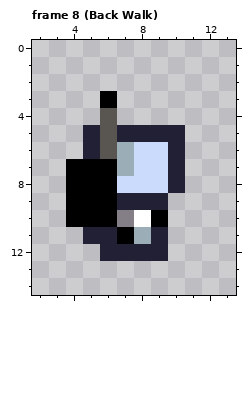
Two versions of one pixel-art file, Senior Project Game/Assets/ArtAssets/Player/space_guy_walk.ase. The picture above is the old version.
16x16 pixels, 11 frames. Colours within 5 levels of each other are drawn and written as one. Shown: frame 8 (Back Walk): x 2..13, y 0..14. The commit also changed other frames, which this record leaves out.
The result:
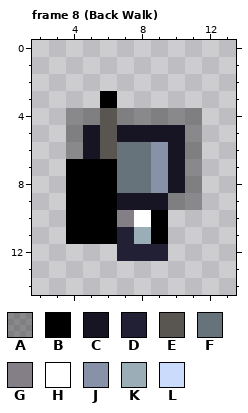
Palette (. is transparent): A #00000055  B #000000  C #171523  D #222034  E #595652  F #67737a  G #847e87  H #ffffff  J #8792a8  K #9badb7  L #cbdbfc
The exact change:
layer "Body" added
layer "Helmet" added
layer "Layer 1" removed
Changed rows in their new state; - is an unchanged pixel.
Frame 8 (Back Walk):
first column x 4:
 4 AA-AAAAA
 5 AC-CCCCA
 6 AC-FFJCA
 7 ---FFJCA
 8 ---FFJCA
 9 ---CCCAA
11 BBBD-B--
12 --.-----
Pixel boxes of the changes (left, top, right, bottom) in both pictures:
changed: (66, 108, 202, 261)
